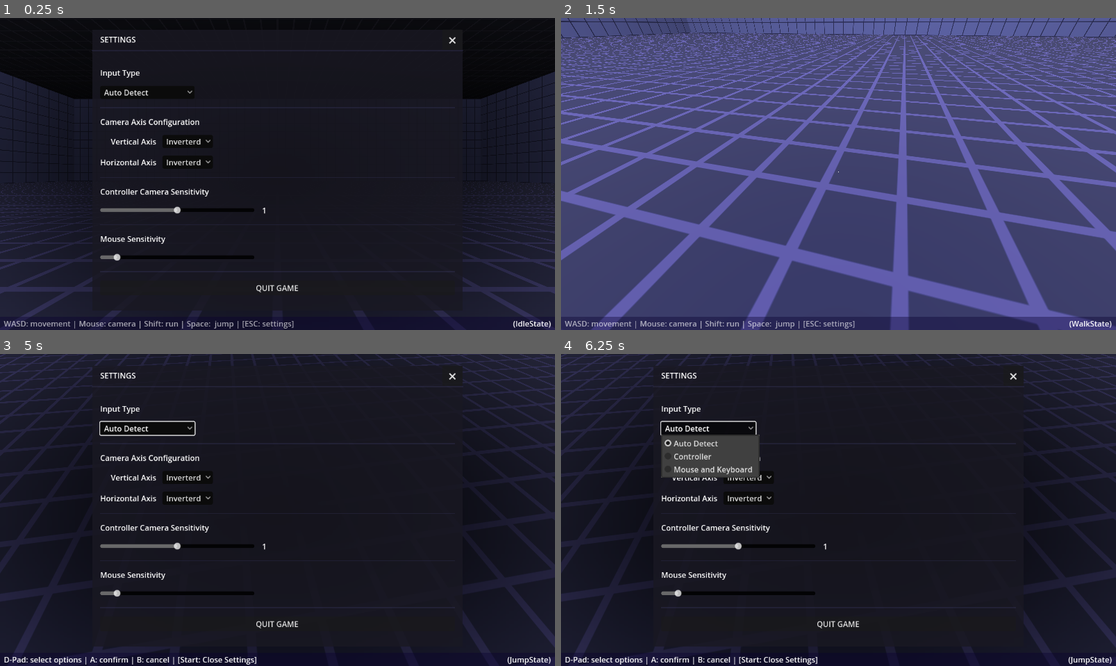
Above: before the commit, frames 1-4 (two rows, left to right).
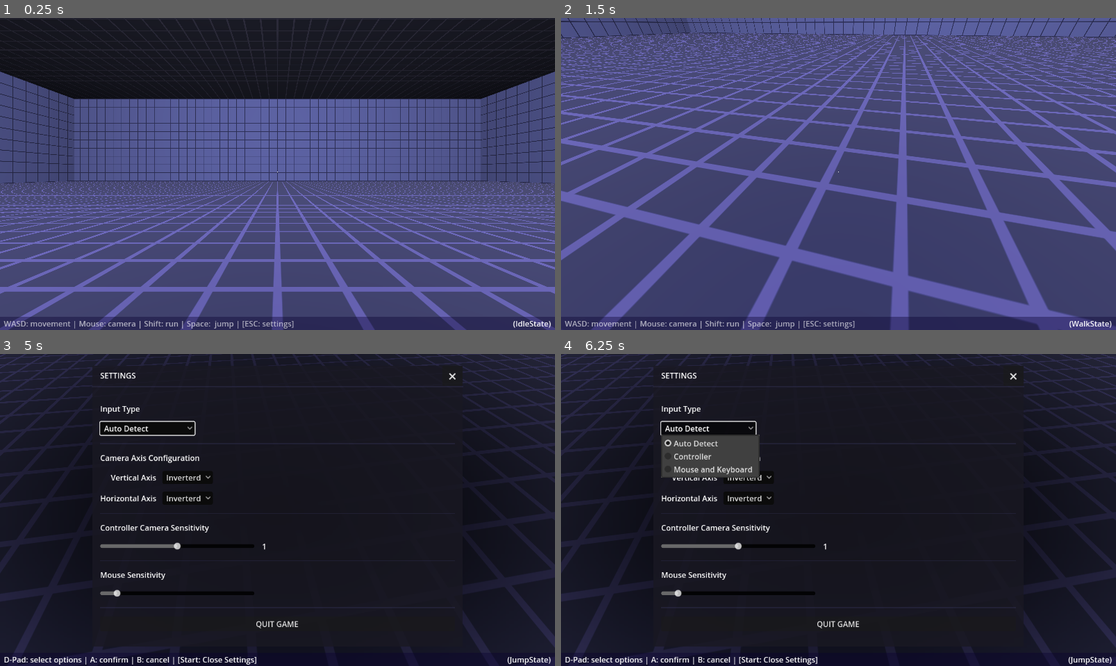
Above: after the commit, the same moments.

Repository: krhkt/godot-fps-controller-sample
Game: Godot game, scene res://test_stage.tscn
The game is run twice, just before and just after one commit, with the same random seed, the same clock (stepped at 60 frames per second) and the same inputs.
Inputs (mouse positions are in pixels of both pictures, inside the frame that each line leads up to):
- Up to frame 1 (0.25 s): no input
- Up to frame 2 (1.5 s): click (1016, 39) at 0.5 s, where only the run before the commit has a clickable "⨯"; tap Enter at 1.25 s; move the mouse to (866, 174) at 1.27 s; hold W (move_forward) from 1.28 s (still down); tap Down (look_down) at 1.35 s
- Up to frame 3 (5 s): keep holding W (move_forward); tap Space (jump) at 1.52, 2.27, 3.77, 4.52 s; move the mouse to (249, 510) at 2.02 s; tap Left (look_left) at 2.1 s; move the mouse to (288, 503) at 2.77 s; tap Right (look_right) at 2.85 s; move the mouse to (271, 516) at 3.52 s; tap Up (look_up) at 3.6 s; move the mouse to (316, 513) at 4.27 s; tap Shift (run) at 4.35 s; tap Escape (settings) at 4.9 s
- Up to frame 4 (6.25 s): move the mouse to (672, 463) at 5.02 s; release W (move_forward) at 5.03 s; hold A (strafe_left) 5.03-5.75 s; tap Down (look_down) at 5.1 s; tap Space (jump) at 5.27 s; click "Auto Detect" at 5.75 s

The runs differ from the first frame. In frame 1, 76% of the frame differs, in the area x 0-100%, y 0-100%; in frame 2, nothing differs; in frame 3, less than 0.1%; in frame 4, less than 0.1%.

Commit message:
Add settings UI

Diff:
--- a/fps-states_and_input_source/game_ui.tscn
+++ b/fps-states_and_input_source/settings/game_ui.tscn
@@ -1,6 +1,7 @@
-[gd_scene load_steps=15 format=3 uid="uid://ba5b26rq3e3de"]
-
-[ext_resource type="Script" path="res://game_ui.gd" id="1_8aax4"]
+[gd_scene load_steps=14 format=3 uid="uid://ba5b26rq3e3de"]
+
+[ext_resource type="Script" path="res://settings/game_ui.gd" id="1_8aax4"]
+[ext_resource type="Script" path="res://settings/slider_label_update.gd" id="2_1v28a"]
 
 [sub_resource type="StyleBoxFlat" id="StyleBoxFlat_d6mf6"]
 content_margin_left = 4.0
@@ -47,26 +48,6 @@
 color = Color(0.487423, 0.4806, 0.89, 0.101961)
 thickness = 2
 
-[sub_resource type="GDScript" id="GDScript_bsrxw"]
-script/source = "extends HBoxContainer
-
-@onready var current_value = $CurrentValue
-
-
-func _on_controller_camera_slider_value_changed(value: float) -> void:
-	current_value.text = str(value)
-"
-
-[sub_resource type="GDScript" id="GDScript_w8fi1"]
-script/source = "extends HBoxContainer
-
-@onready var current_value = $CurrentValue
-
-
-func _on_mouse_sensitivity_value_changed(value: float) -> void:
-	current_value.text = str(value)
-"
-
 [sub_resource type="Gradient" id="Gradient_prmhk"]
 colors = PackedColorArray(0.0352941, 0, 0.184314, 0.384314, 0.0352941, 0, 0.184314, 0.384314)
 
@@ -83,6 +64,7 @@
 script = ExtResource("1_8aax4")
 
 [node name="ControlSettings" type="Control" parent="."]
+visible = false
 layout_mode = 3
 anchors_preset = 15
 anchor_right = 1.0
@@ -260,10 +242,11 @@
 layout_mode = 2
 text = "Controller Camera Sensitivity"
 
-[node name="HBoxContainer" type="HBoxContainer" parent="ControlSettings/SettingsContainer/Panel/SettingsMargin/ContentsContainer/BodyMargin/SettingsBodyContainer/ControllerCameraContainer"]
-layout_mode = 2
-theme_override_constants/separation = 16
-script = SubResource("GDScript_bsrxw")
+[node name="HBoxContainer" type="HBoxContainer" parent="ControlSettings/SettingsContainer/Panel/SettingsMargin/ContentsContainer/BodyMargin/SettingsBodyContainer/ControllerCameraContainer" node_paths=PackedStringArray("current_value_label")]
+layout_mode = 2
+theme_override_constants/separation = 16
+script = ExtResource("2_1v28a")
+current_value_label = NodePath("CurrentValue")
 
 [node name="ControllerCameraSpeedValue" type="HSlider" parent="ControlSettings/SettingsContainer/Panel/SettingsMargin/ContentsContainer/BodyMargin/SettingsBodyContainer/ControllerCameraContainer/HBoxContainer"]
 unique_name_in_owner = true
@@ -297,10 +280,11 @@
 layout_mode = 2
 text = "Mouse Sensitivity"
 
-[node name="HBoxContainer" type="HBoxContainer" parent="ControlSettings/SettingsContainer/Panel/SettingsMargin/ContentsContainer/BodyMargin/SettingsBodyContainer/MouseSensitivityContainer"]
-layout_mode = 2
-theme_override_constants/separation = 16
-script = SubResource("GDScript_w8fi1")
+[node name="HBoxContainer" type="HBoxContainer" parent="ControlSettings/SettingsContainer/Panel/SettingsMargin/ContentsContainer/BodyMargin/SettingsBodyContainer/MouseSensitivityContainer" node_paths=PackedStringArray("current_value_label")]
+layout_mode = 2
+theme_override_constants/separation = 16
+script = ExtResource("2_1v28a")
+current_value_label = NodePath("CurrentValue")
 
 [node name="MouseSensitivityValue" type="HSlider" parent="ControlSettings/SettingsContainer/Panel/SettingsMargin/ContentsContainer/BodyMargin/SettingsBodyContainer/MouseSensitivityContainer/HBoxContainer"]
 unique_name_in_owner = true
@@ -388,7 +372,6 @@
 layout_mode = 2
 
 [connection signal="pressed" from="ControlSettings/SettingsContainer/Panel/SettingsMargin/ContentsContainer/HeaderMargin/HeaderContainer/CloseButton" to="." method="_on_close_button_pressed"]
-[connection signal="drag_ended" from="ControlSettings/SettingsContainer/Panel/SettingsMargin/ContentsContainer/BodyMargin/SettingsBodyContainer/ControllerCameraContainer/HBoxContainer/ControllerCameraSpeedValue" to="ControlSettings/SettingsContainer/Panel/SettingsMargin/ContentsContainer/BodyMargin/SettingsBodyContainer/ControllerCameraContainer/HBoxContainer" method="_on_controller_camera_slider_drag_ended"]
-[connection signal="value_changed" from="ControlSettings/SettingsContainer/Panel/SettingsMargin/ContentsContainer/BodyMargin/SettingsBodyContainer/ControllerCameraContainer/HBoxContainer/ControllerCameraSpeedValue" to="ControlSettings/SettingsContainer/Panel/SettingsMargin/ContentsContainer/BodyMargin/SettingsBodyContainer/ControllerCameraContainer/HBoxContainer" method="_on_controller_camera_slider_value_changed"]
-[connection signal="value_changed" from="ControlSettings/SettingsContainer/Panel/SettingsMargin/ContentsContainer/BodyMargin/SettingsBodyContainer/MouseSensitivityContainer/HBoxContainer/MouseSensitivityValue" to="ControlSettings/SettingsContainer/Panel/SettingsMargin/ContentsContainer/BodyMargin/SettingsBodyContainer/MouseSensitivityContainer/HBoxContainer" method="_on_mouse_sensitivity_value_changed"]
+[connection signal="value_changed" from="ControlSettings/SettingsContainer/Panel/SettingsMargin/ContentsContainer/BodyMargin/SettingsBodyContainer/ControllerCameraContainer/HBoxContainer/ControllerCameraSpeedValue" to="ControlSettings/SettingsContainer/Panel/SettingsMargin/ContentsContainer/BodyMargin/SettingsBodyContainer/ControllerCameraContainer/HBoxContainer" method="_on_slider_value_changed"]
+[connection signal="value_changed" from="ControlSettings/SettingsContainer/Panel/SettingsMargin/ContentsContainer/BodyMargin/SettingsBodyContainer/MouseSensitivityContainer/HBoxContainer/MouseSensitivityValue" to="ControlSettings/SettingsContainer/Panel/SettingsMargin/ContentsContainer/BodyMargin/SettingsBodyContainer/MouseSensitivityContainer/HBoxContainer" method="_on_slider_value_changed"]
 [connection signal="pressed" from="ControlSettings/SettingsContainer/Panel/SettingsMargin/ContentsContainer/BodyMargin/SettingsBodyContainer/QuitGameButton" to="." method="_on_quit_game_button_pressed"]
--- /dev/null
+++ b/fps-states_and_input_source/settings/slider_label_update.gd
@@ -0,0 +1,10 @@
+class_name SliderLabelUpdate
+extends Control
+
+@export var current_value_label: Label
+
+
+func _on_slider_value_changed(value: float) -> void:
+	if not current_value_label: return
+
+	current_value_label.text = str(value)
--- a/fps-states_and_input_source/test_stage.tscn
+++ b/fps-states_and_input_source/test_stage.tscn
@@ -6,7 +6,7 @@
 [ext_resource type="Material" uid="uid://drxgaaolnp7f6" path="res://assets/material_test_grid_platforms.tres" id="3_symbt"]
 [ext_resource type="PackedScene" uid="uid://uok0sv42638u" path="res://player.tscn" id="4_6hgyu"]
 [ext_resource type="Script" path="res://scripts/input_source.gd" id="5_iqajd"]
-[ext_resource type="PackedScene" uid="uid://ba5b26rq3e3de" path="res://game_ui.tscn" id="6_f4f27"]
+[ext_resource type="PackedScene" uid="uid://ba5b26rq3e3de" path="res://settings/game_ui.tscn" id="6_f4f27"]
 
 [sub_resource type="BoxShape3D" id="BoxShape3D_nymn7"]
 size = Vector3(100, 1, 100)
Renamed: fps-states_and_input_source/game_ui.gd -> fps-states_and_input_source/settings/game_ui.gd
